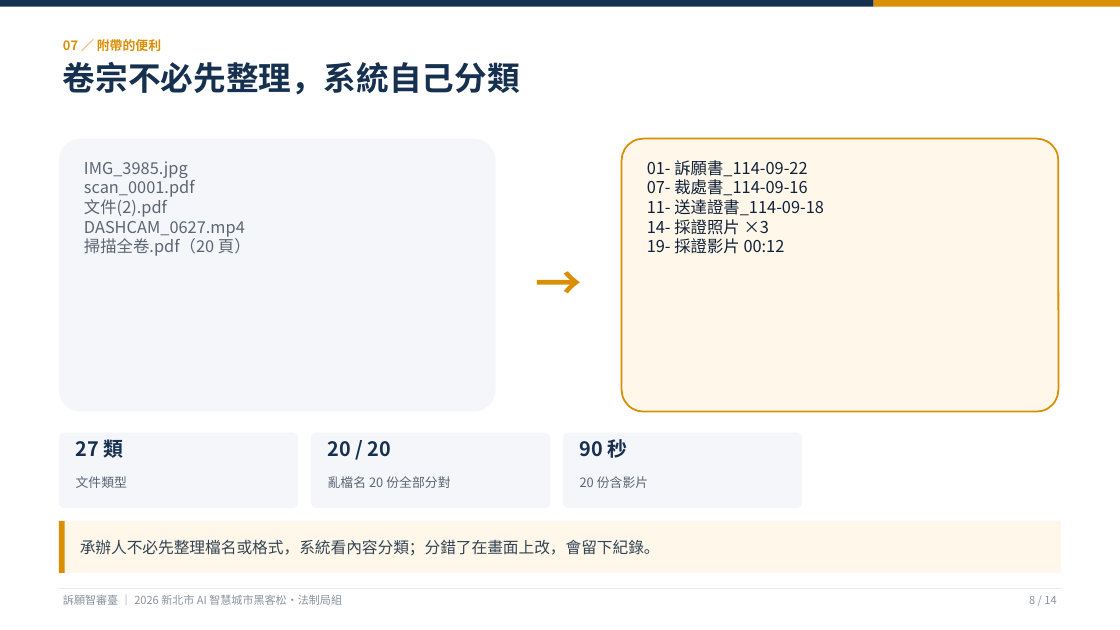
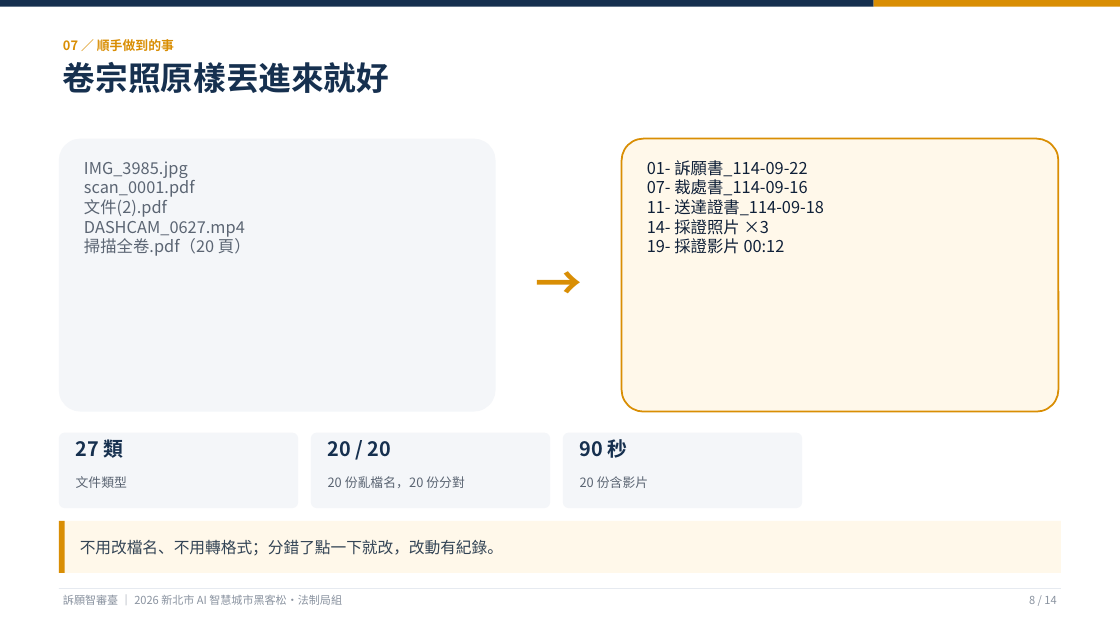
Before and after one commit to KevinMursh/hackathon_wisxxxx, a slide deck: slide 8 of docs/提案/提案簡報-訴願智審臺.pptx. Drawn at 1120x630 pixels with LibreOffice and Linux fonts; fonts in the diff are those of the drawing. Boxes give left, top, right and bottom in pixels: in the first picture for what was removed or moved away, otherwise in the second. Text is boxed around its words. In the diff, an @@ line names an element or a change of style, - is before the commit and + after.

```diff
--- a/docs/提案/提案簡報-訴願智審臺.pptx
+++ b/docs/提案/提案簡報-訴願智審臺.pptx
@@ text at (63,39,174,51): text changed @@
-07 ／ 附帶的便利
+07 ／ 順手做到的事
@@ text at (63,62,389,93): text changed @@
-卷宗不必先整理，系統自己分類
+卷宗照原樣丟進來就好
@@ text at (328,476,465,488): text changed @@
-亂檔名 20 份全部分對
+20 份亂檔名，20 份分對
@@ text at (80,539,503,556): text changed @@
-承辦人不必先整理檔名或格式，系統看內容分類；分錯了在畫面上改，會留下紀錄。
+不用改檔名、不用轉格式；分錯了點一下就改，改動有紀錄。
```
Also in this commit, not shown: 13 other slides changed, 3 other files.
